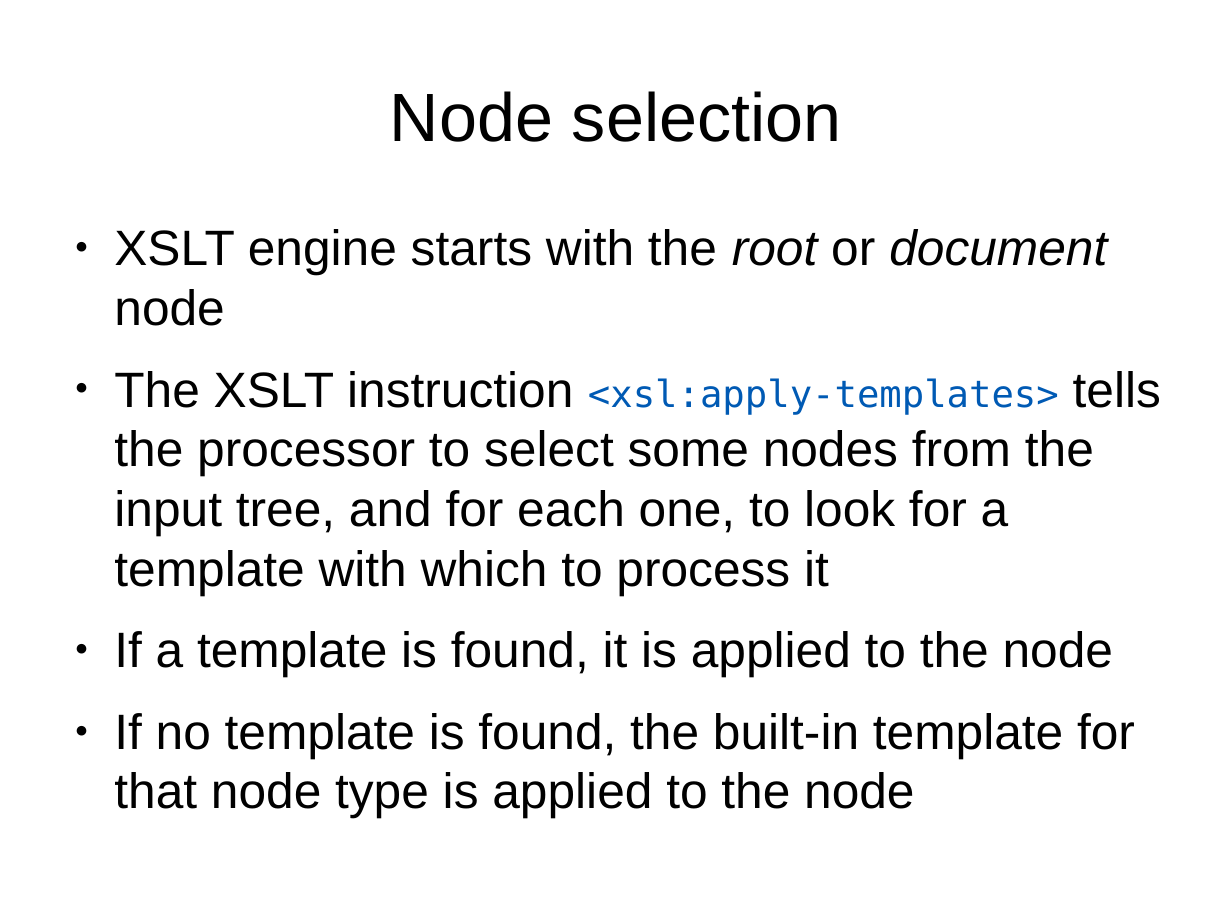
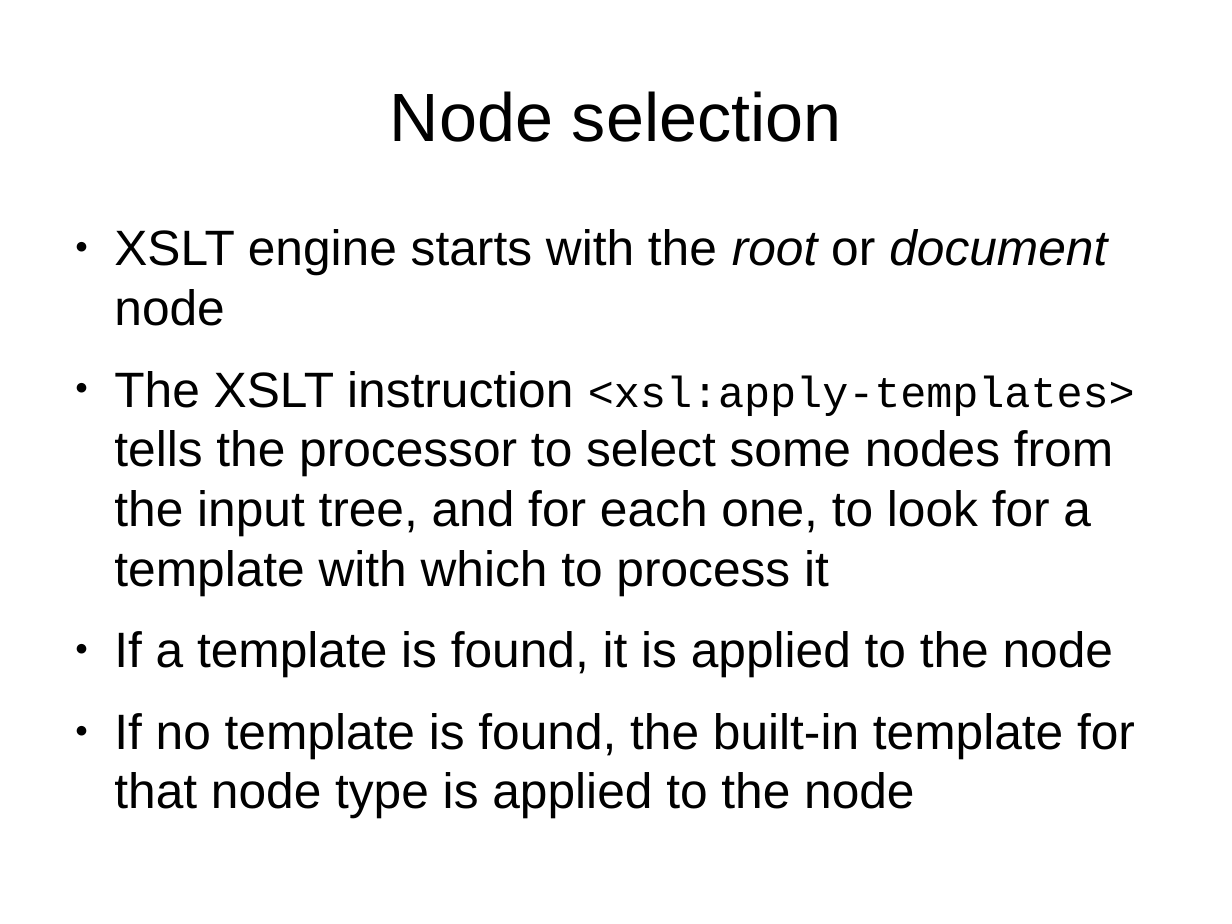
Before and after one commit to martindholmes/XSLT_workshops, a slide deck: slide 5 of intro/presentations/06_processing_model.odp. Drawn at 1232x924 pixels with LibreOffice and Linux fonts; fonts in the diff are those of the drawing. Boxes give left, top, right and bottom in pixels: in the first picture for what was removed or moved away, otherwise in the second. Text is boxed around its words. In the diff, an @@ line names an element or a change of style, - is before the commit and + after.

```diff
--- a/intro/presentations/06_processing_model.odp
+++ b/intro/presentations/06_processing_model.odp
@@ text at (114, 371, 1135, 595): size 24 to 28 pt, font DejaVu Sans Mono to Courier New, text colour #005AB4 to #000000 in "<xsl:apply-templates>" @@
```
Also in this commit, not shown: 6 other slides changed, 3 slides added, 2 other files.
